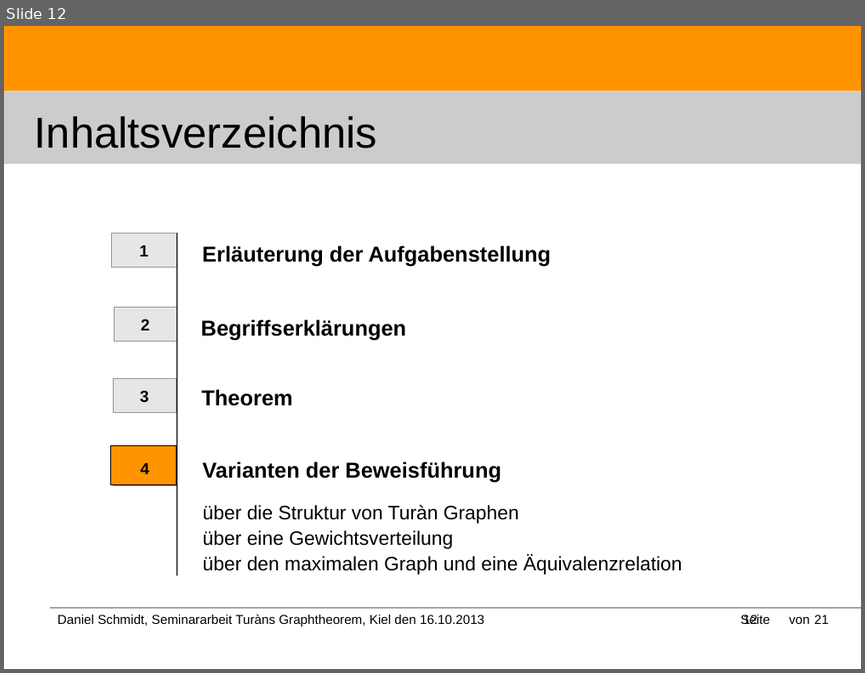
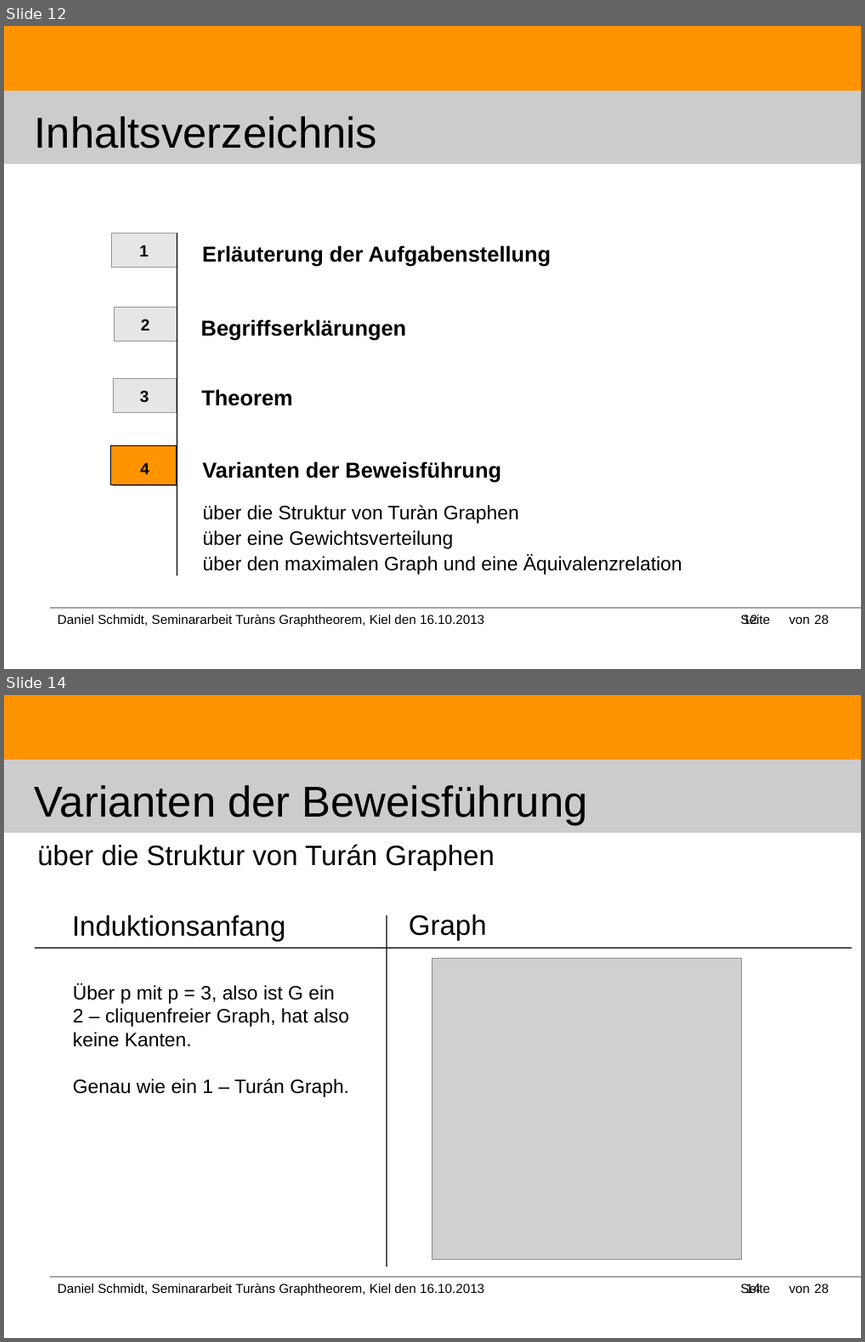
Before and after one commit to DanielMSchmidt/kombinatorik, a slide deck: Kombinatorik.odp. Shown one above the other, each under a label of ours: slide 12 before the commit, slides 12 and 14 after it; the slides between them are not shown. The pictures are 865x673 and 865x1342 pixels, drawn with LibreOffice and Linux fonts; fonts in the diff are those of the drawing; grey boxes stand for pictures. Boxes give left, top, right and bottom in pixels: in the first picture for what was removed or moved away, otherwise in the second. Text is boxed around its words. In the diff, an @@ line names an element or a change of style, - is before the commit and + after.

```diff
--- a/Kombinatorik.odp
+++ b/Kombinatorik.odp
@@ slide 14 added at [4, 695, 861, 1338], background #FFFFFF; not listed: 3 template elements that a slide beside it also shows @@
@@ title added at [35, 785, 588, 825], 40 pt, text #000000 @@
+Varianten der Beweisführung
@@ title added at [37, 844, 494, 871], 26 pt, text #000000 @@
+über die Struktur von Turán Graphen
@@ text added at [72, 915, 285, 941], 26 pt, text #000000 @@
+Induktionsanfang
@@ line added from (386, 915) to (386, 1266), #000000 0.99 pt @@
@@ text added at [409, 914, 487, 941], 26 pt, text #000000 @@
+Graph
@@ line added from (35, 947) to (852, 947), #000000 0.99 pt @@
@@ picture added at [432, 959, 741, 1259] @@
@@ text added at [73, 984, 349, 1097], 18 pt, text #000000 @@
+Über p mit p = 3, also ist G ein 2 – cliquenfreier Graph, hat also keine Kanten.
+Genau wie ein 1 – Turán Graph.
@@ text added at [58, 1282, 484, 1295], 12 pt, text #000000 @@
+Daniel Schmidt, Seminararbeit Turàns Graphtheorem, Kiel den 16.10.2013
@@ text added at [740, 1283, 770, 1293], 12 pt, text #000000 @@
+Seite
@@ page number added at [746, 1283, 760, 1293], 12 pt, text #000000 @@
+14
@@ text added at [789, 1285, 810, 1293], 12 pt, text #000000 @@
+von
@@ text added at [814, 1283, 828, 1293], 12 pt, text #000000 @@
+28
@@ slide 12 changed as well @@
@@ text at [814, 614, 828, 624]: text changed @@
-21
+28
```
Also in this commit, not shown: 19 other slides changed, 6 other slides added, 14 other files.
